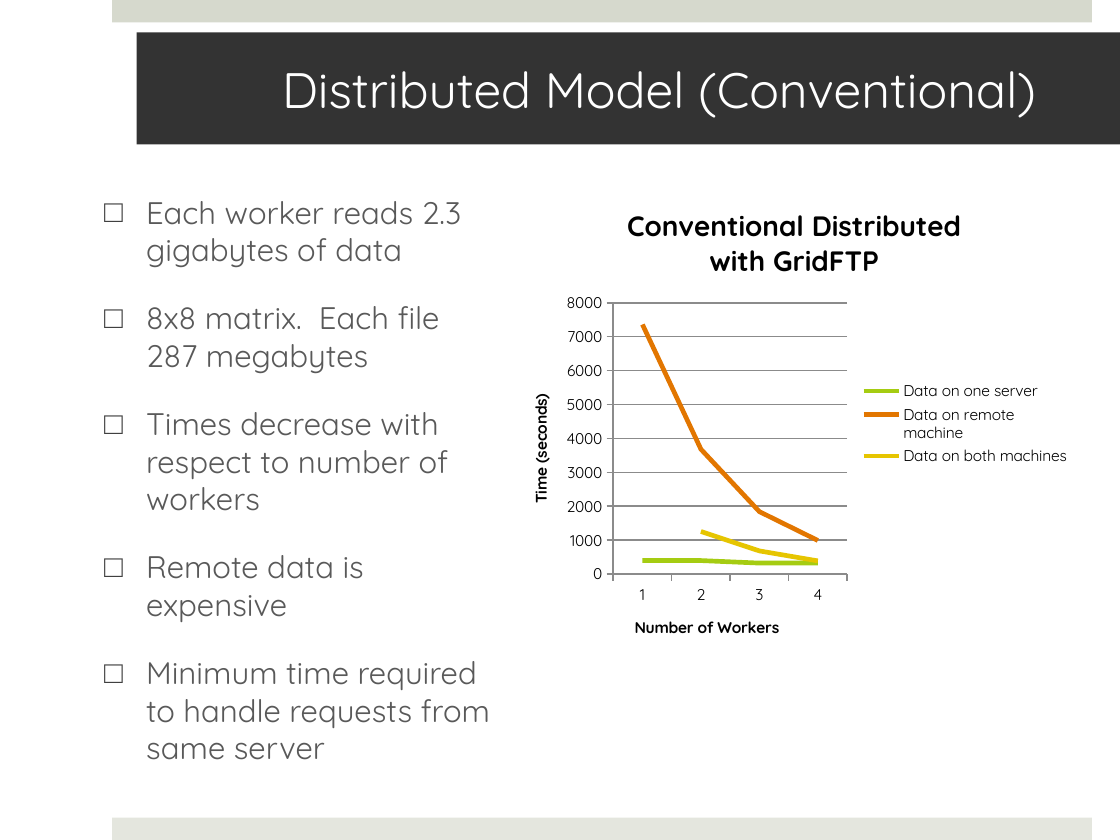
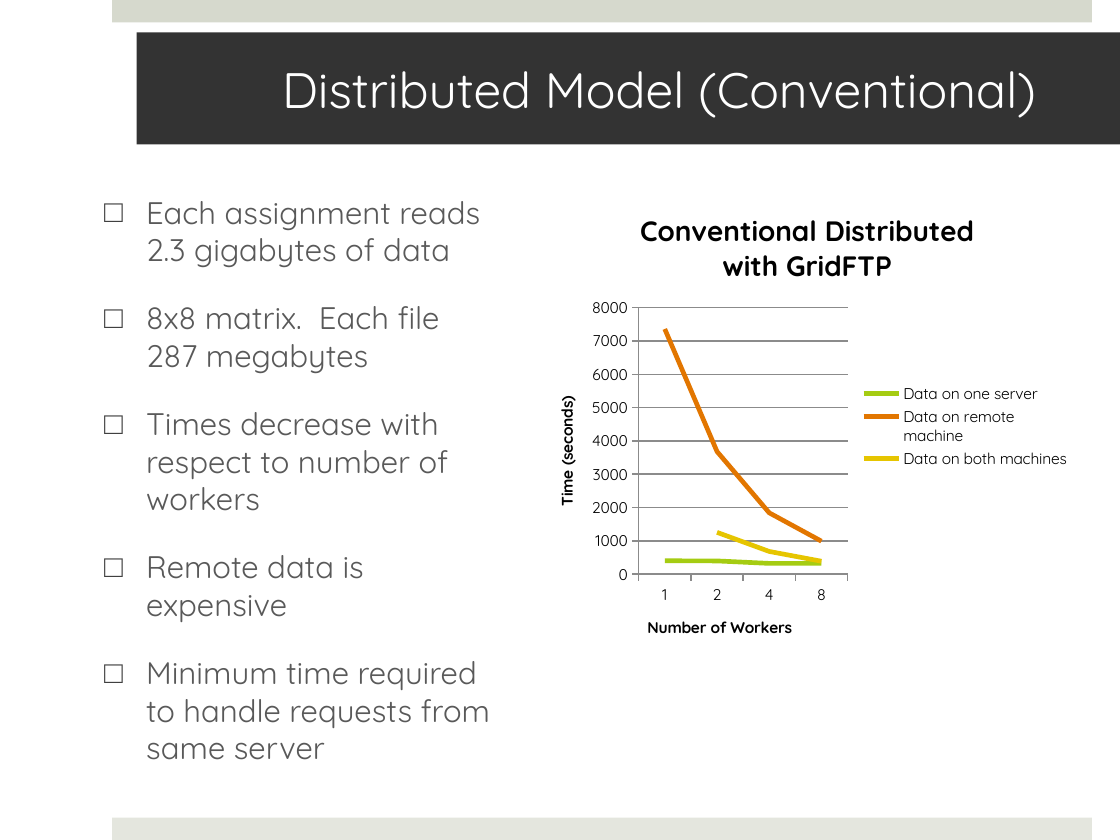
Before and after one commit to saga-project/saga-cpp-legacy-projects, a slide deck: slide 9 of papers/data_intensive/eScience09/RoyalSocietyPresentation.pptx. Drawn at 1120x840 pixels with LibreOffice and Linux fonts; fonts in the diff are those of the drawing; background and template pictures are left out. Boxes give left, top, right and bottom in pixels: in the first picture for what was removed or moved away, otherwise in the second. Text is boxed around its words. In the diff, an @@ line names an element or a change of style, - is before the commit and + after.

```diff
--- a/papers/data_intensive/eScience09/RoyalSocietyPresentation.pptx
+++ b/papers/data_intensive/eScience09/RoyalSocietyPresentation.pptx
@@ text at [146, 201, 480, 267]: text changed @@
-□ Each worker reads 2.3 gigabytes of data
+□ Each assignment reads 2.3 gigabytes of data
@@ line chart at [533, 193, 1081, 660] @@
-categories: 1, 2, 3, 4
+categories: 1, 2, 4, 8
@@ line chart: place and size @@
-line chart at [507, 187, 1081, 660]
+line chart at [533, 193, 1081, 660]
```
Also in this commit, not shown: 1 other slide changed.
